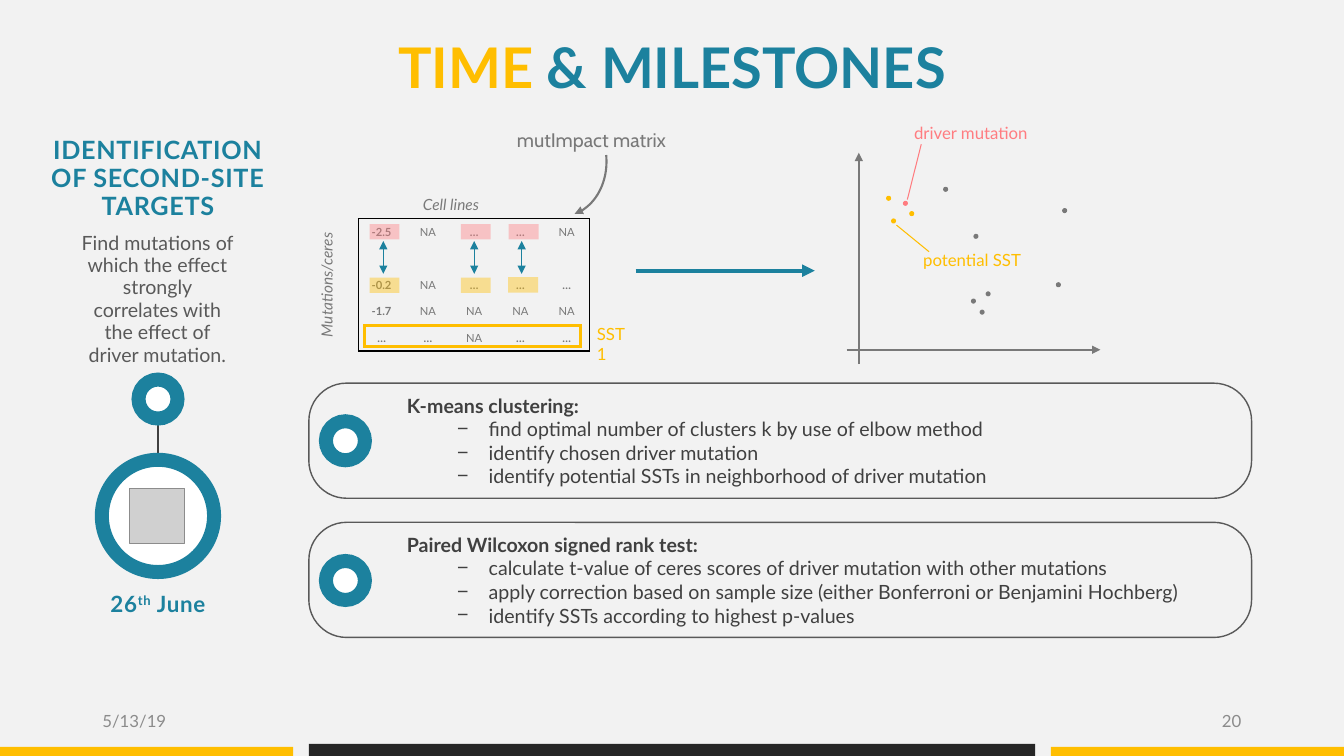
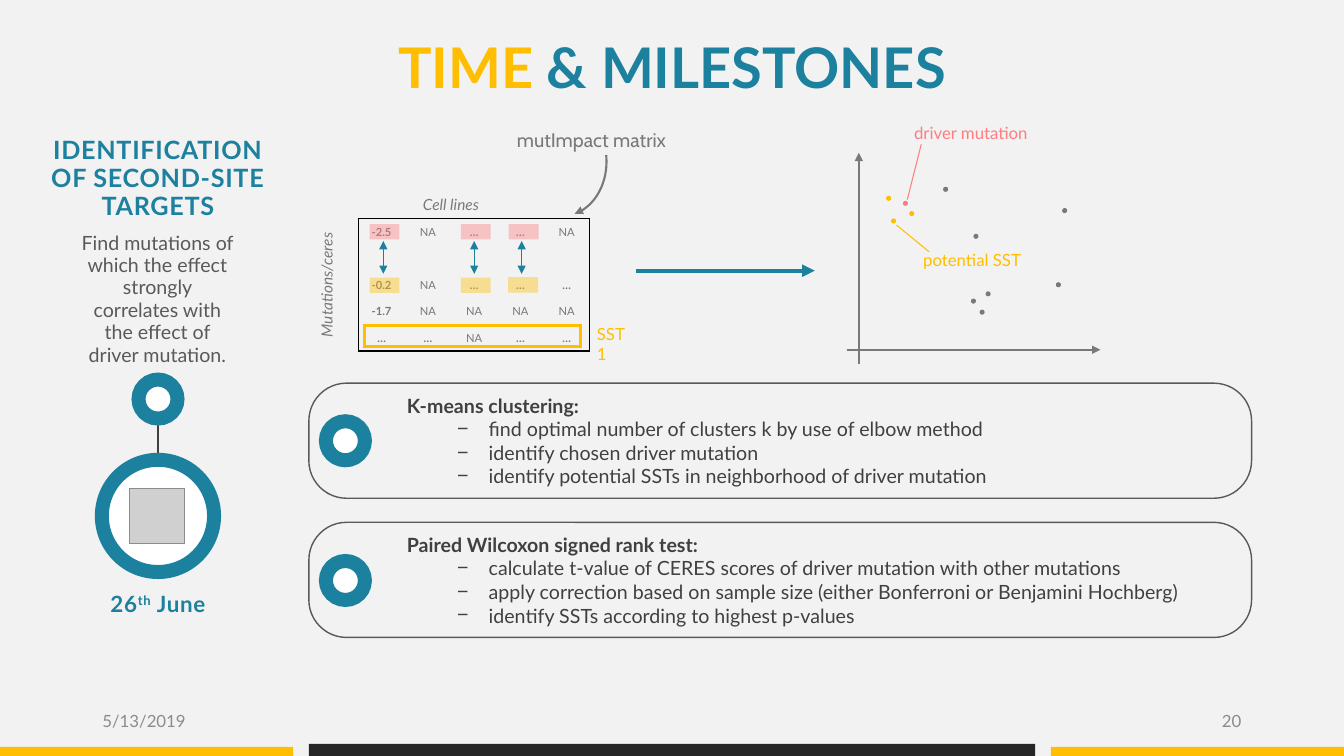
Before and after one commit to datascience-mobi/group-04-project-1-4, a slide deck: slide 20 of 190512_Gruppe04_BreastCancer.pptx. Drawn at 1344x756 pixels with LibreOffice and Linux fonts; fonts in the diff are those of the drawing; grey boxes stand for pictures. Boxes give left, top, right and bottom in pixels: in the first picture for what was removed or moved away, otherwise in the second. Text is boxed around its words. In the diff, an @@ line names an element or a change of style, - is before the commit and + after.

Commit message:
corrected some spelling mistakes

```diff
--- a/190512_Gruppe04_BreastCancer.pptx
+++ b/190512_Gruppe04_BreastCancer.pptx
@@ text at (489,560,1120,575): text changed @@
-  − calculate t-value of ceres scores of driver mutation with other mutations
+  − calculate t-value of CERES scores of driver mutation with other mutations
@@ text at (102,715,185,728): text changed @@
-5/13/19
+5/13/2019
```
Also in this commit, not shown: 18 other slides changed.
